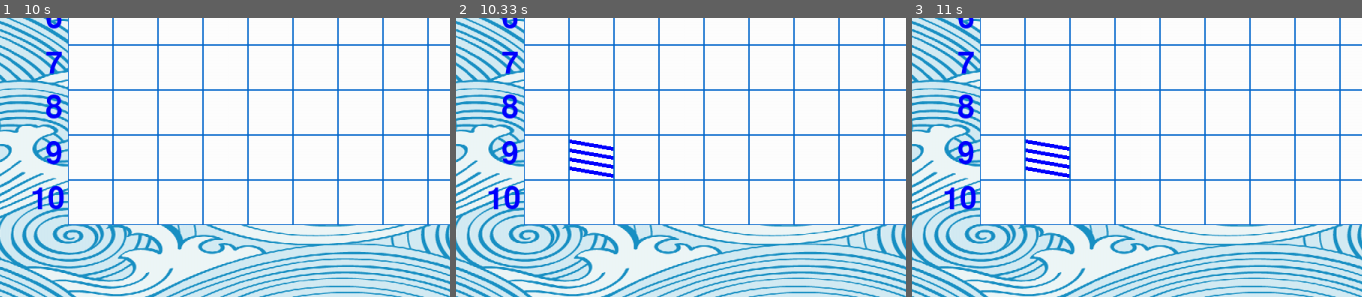
Above: before the commit, frames 1-3 (left to right).
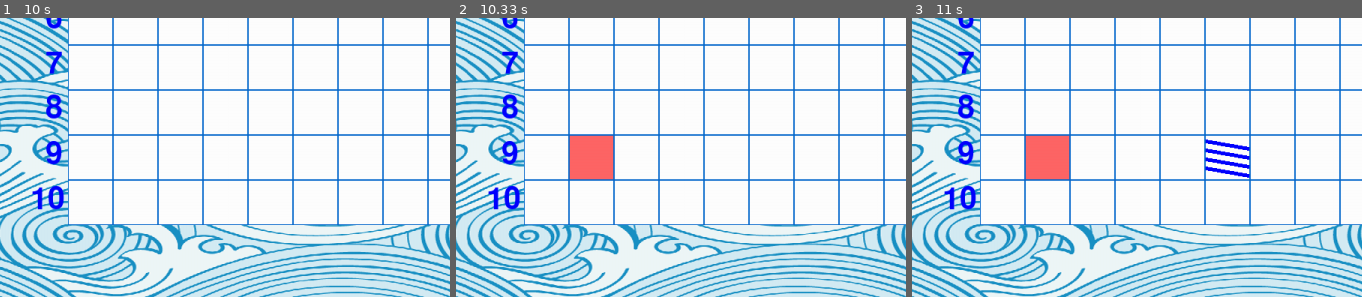
Above: after the commit, the same moments.

Repository: WingiM/PygameMiniGames
Game: pygame game, started from SeaBattle.py
The game is run twice, just before and just after one commit, with the same random seed, the same clock (stepped at 60 frames per second) and the same inputs.
Inputs (mouse positions are % of the whole screen's width and height, from its top left):
- Up to frame 1 (10 s): click (50, 46) at 0.38 s; click (71, 28) at 5.22 s; click (72, 20) at 5.55 s; click (54, 42) at 5.88 s
- Up to frame 2 (10.33 s): click (31, 73) at 10.22 s
- Up to frame 3 (11 s): click (54, 75) at 10.55 s
The pictures show only the part of the screen within x 17-67%, y 50-99%; the shares and areas given below are measured in that part.

Frame 1 is identical in both runs. In frame 2, 1.6% of the frame differs, in the area x 25-36%, y 41-59%; in frame 3, 2.3%, in the area x 25-76%, y 41-59%.

Commit message:
Fixed a bug in SeaBattle.py when two ships located in line were not correctly added

Diff:
--- a/SB_player2.txt
+++ b/SB_player2.txt
@@ -1,10 +1,10 @@
-.###..#...
-.........#
-....##...#
-##.......#
-.........#
+.....#..#.
 ..#..#....
-#....#....
-#.......#.
-#.........
-......#...
+..........
+.####..###
+..........
+.#...#....
+.....#....
+.#.#....#.
+.#......#.
+........#.
--- a/SeaBattle.py
+++ b/SeaBattle.py
@@ -35,15 +35,14 @@
             x, y = i
             if (x, y + 1) in xs[n]:
                 coords.append((x, y))
-            elif len(coords) > 0:
-                coords.append((x, y))
-                break
-        try:
-            if 1 < len(coords):
-                ships[len(coords)].append(coords)
-        except KeyError:
-            print(f'Длина одного или нескольких кораблей превышает 4 клетки в расстановке {filename}')
-            exit(0)
+            elif (x, y - 1) in coords:
+                coords.append((x, y))
+                try:
+                    ships[len(coords)].append(coords)
+                except KeyError:
+                    print(f'Длина одного или нескольких кораблей превышает 4 клетки в расстановке {filename}')
+                    exit(0)
+                coords = []
 
     # Происходит поиск кораблей по оси Y
     for n in ys:
@@ -52,15 +51,14 @@
             x, y = i
             if (x + 1, y) in ys[n]:
                 coords.append((x, y))
-            elif len(coords) > 0:
-                coords.append((x, y))
-                break
-        try:
-            if 1 < len(coords):
-                ships[len(coords)].append(coords)
-        except KeyError:
-            print(f'Длина одного или нескольких кораблей превышает 4 клетки в расстановке {filename}')
-            exit(0)
+            elif (x - 1, y) in coords:
+                coords.append((x, y))
+                try:
+                    ships[len(coords)].append(coords)
+                except KeyError:
+                    print(f'Длина одного или нескольких кораблей превышает 4 клетки в расстановке {filename}')
+                    exit(0)
+                coords = []
 
     return ships
 
@@ -96,6 +94,7 @@
 
 def check_arrangement(arrangement, ship_map) -> bool:  # Проверяет правильность расстановки
     if max(map(len, arrangement)) > 10 or len(arrangement) != 10:  # Не превышает ли поле установленные размеры
+        print('1')
         return False
 
     for i in range(len(arrangement)):  # Нет ли неправильных кораблей (косых или образующих угол)
@@ -105,6 +104,7 @@
 
     # Правильно ли задано количество кораблей (4 одиночных, 3 двойных и т.д.)
     if list(map(len, ship_map.values())) != [4, 3, 2, 1]:
+        print(list(map(len, ship_map.values())))
         return False
 
     return True
